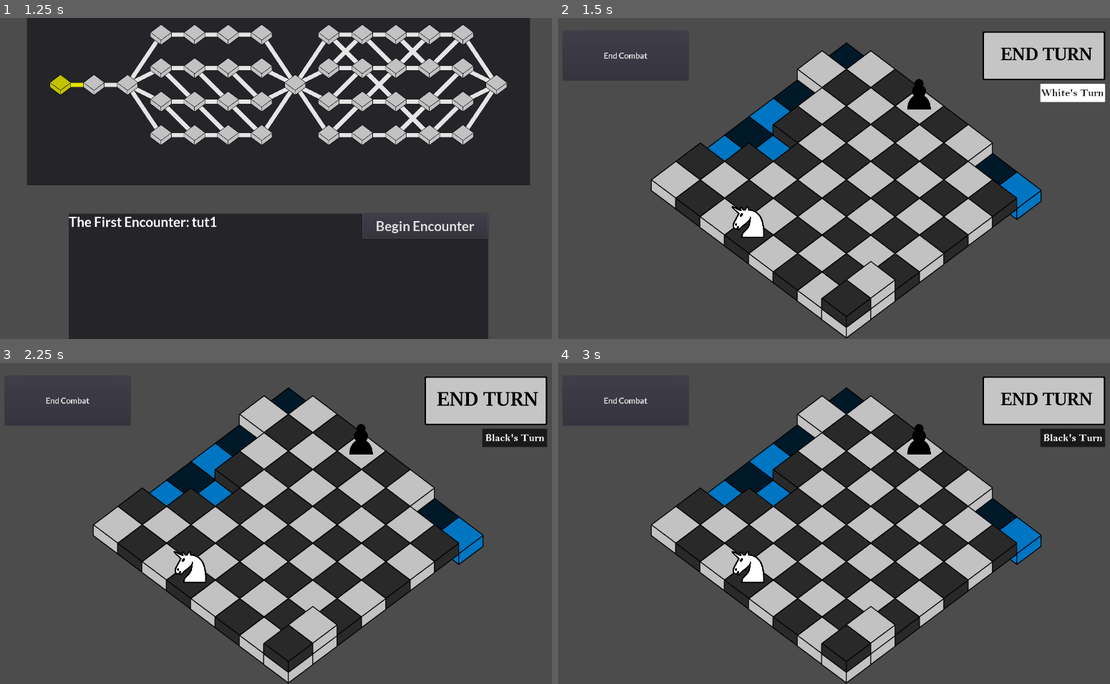
Above: before the commit, frames 1-4 (two rows, left to right).
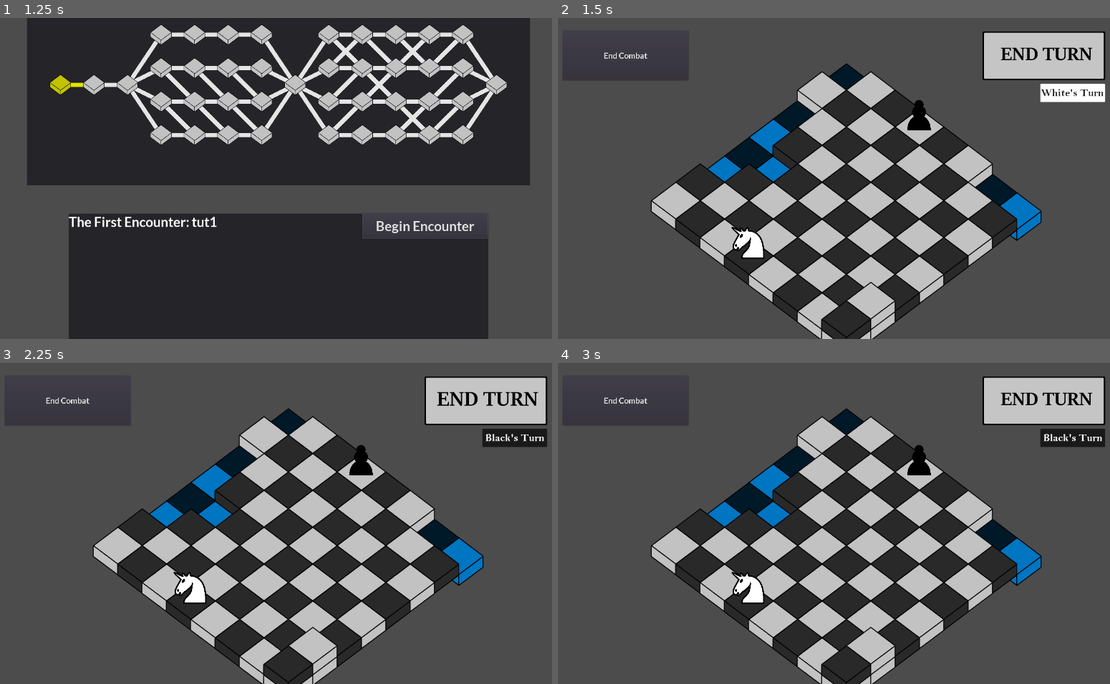
Above: after the commit, the same moments.

Repository: Trainzack/CS4700Final
Game: Godot game, scene res://scenes/MasterScene.tscn
The game is run twice, just before and just after one commit, with the same random seed, the same clock (stepped at 60 frames per second) and the same inputs.
Inputs (mouse positions are in pixels of both pictures, inside the frame that each line leads up to):
- Up to frame 1 (1.25 s): tap Enter at 0.5 s; drag from (60, 85) to (160, 34) at 0.52 s
- Up to frame 2 (1.5 s): click "Begin Encounter" at 1.25 s
- Up to frame 3 (2.25 s): click (485, 401) at 2 s
- Up to frame 4 (3 s): click "End Combat" at 2.75 s

Frame 1 is identical in both runs. In frame 2, 26% of the frame differs, in the area x 16-88%, y 7-100%; in frame 3, 26%; in frame 4, 26%.

Commit message:
Fixed negative health glitch

Diff:
--- a/scenes/Board.gd
+++ b/scenes/Board.gd
@@ -9,7 +9,7 @@
 
 #offsets used to populate the board. Values come from testing different positions
 var starting_x = 300
-var starting_y = 400
+var starting_y = 450
 var iso_x_offset = 83*0.7
 var iso_y_offset = 63*0.7
 var y3D_offset = -36*0.7
--- a/scenes/unit_scenes/Unit.gd
+++ b/scenes/unit_scenes/Unit.gd
@@ -139,6 +139,8 @@
 	$UnitSprite.material = highlight_material
 
 func set_health(h):
+	if h < 0:
+		h = 0
 	current_health = h
 	if current_health > max_health:
 		current_health = max_health
